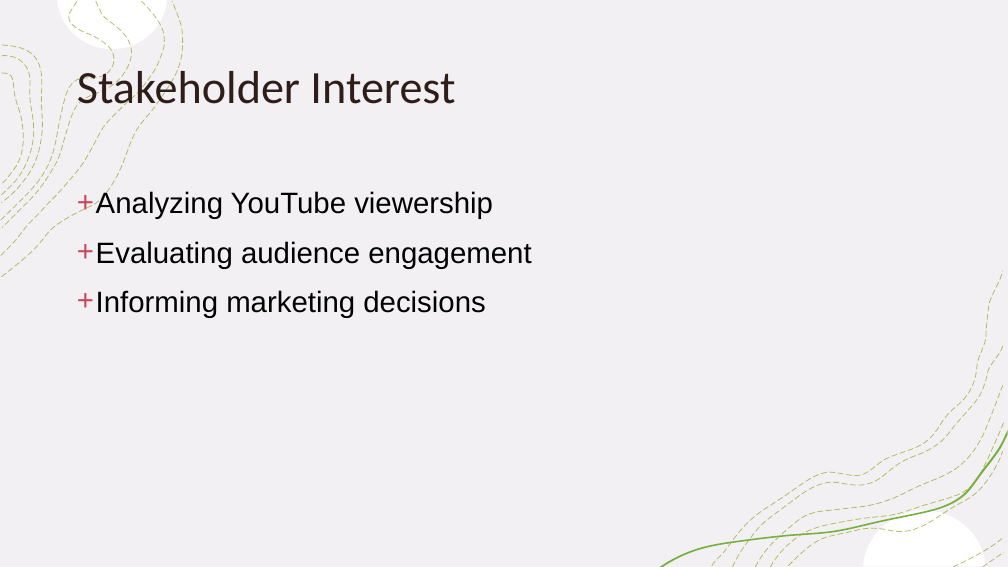
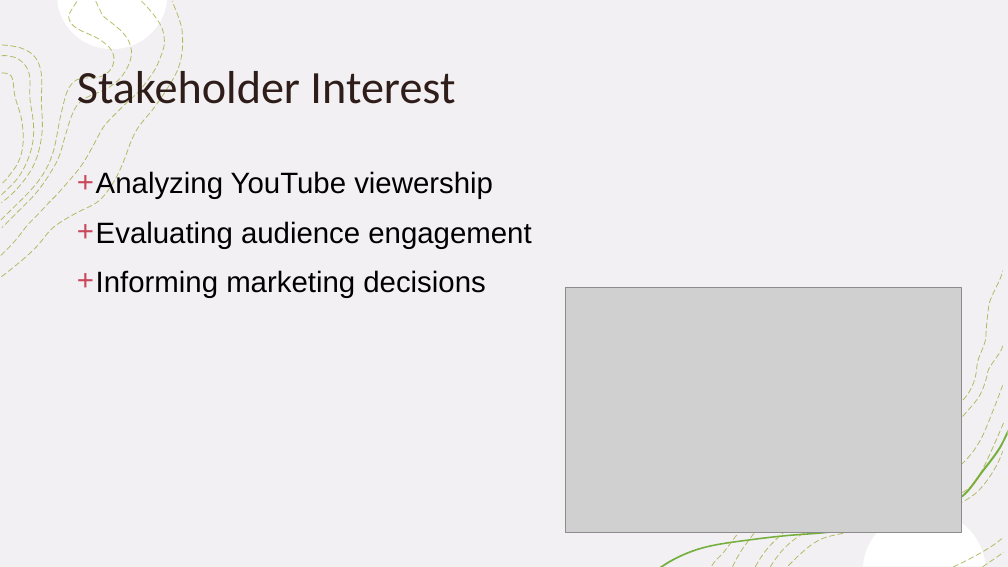
Before and after one commit to tralinde/tralinde_EDA_group_presentation, a slide deck: slide 2 of ppt/Youtube Analytics from 2011 in the U.pptx. Drawn at 1008x567 pixels with LibreOffice and Linux fonts; fonts in the diff are those of the drawing; grey boxes stand for pictures. Boxes give left, top, right and bottom in pixels: in the first picture for what was removed or moved away, otherwise in the second. Text is boxed around its words. In the diff, an @@ line names an element or a change of style, - is before the commit and + after.

```diff
--- a/ppt/Youtube Analytics from 2011 in the U.pptx
+++ b/ppt/Youtube Analytics from 2011 in the U.pptx
@@ text "Analyzing YouTube viewership": place and size @@
-text "Analyzing YouTube viewership" at bbox=[96, 190, 531, 318]
+text "Analyzing YouTube viewership" at bbox=[96, 170, 531, 298]
@@ picture added at bbox=[566, 287, 961, 532] @@
```
Also in this commit, not shown: 2 other slides changed.
